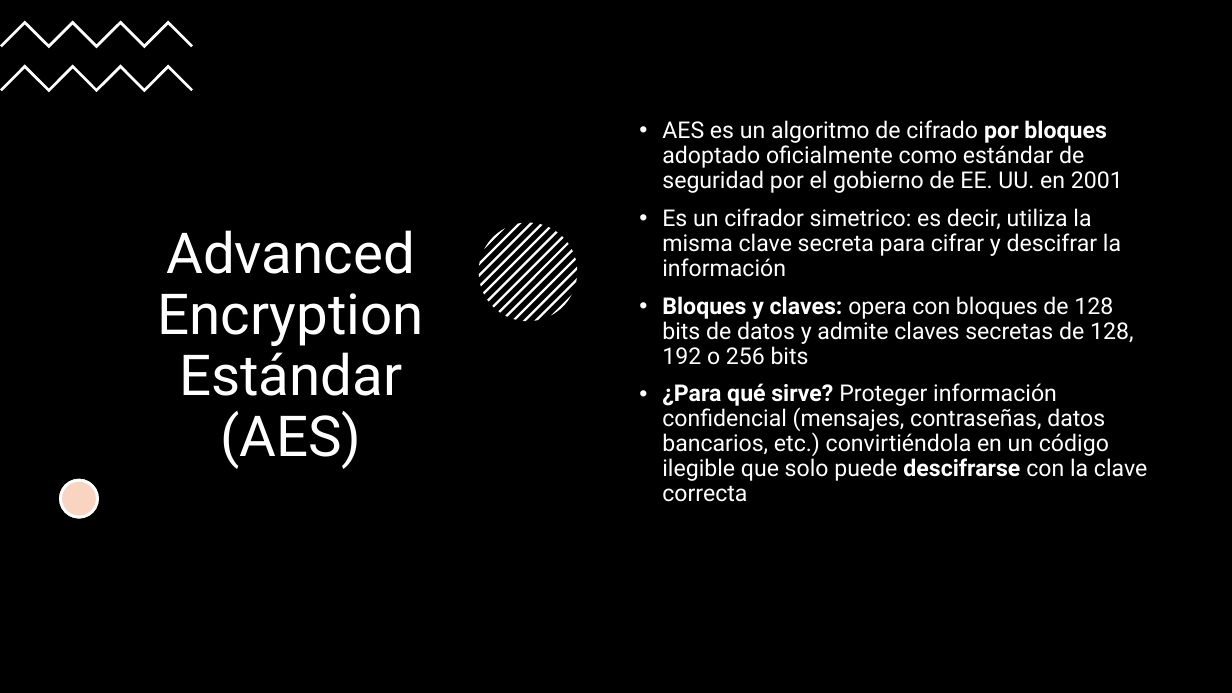
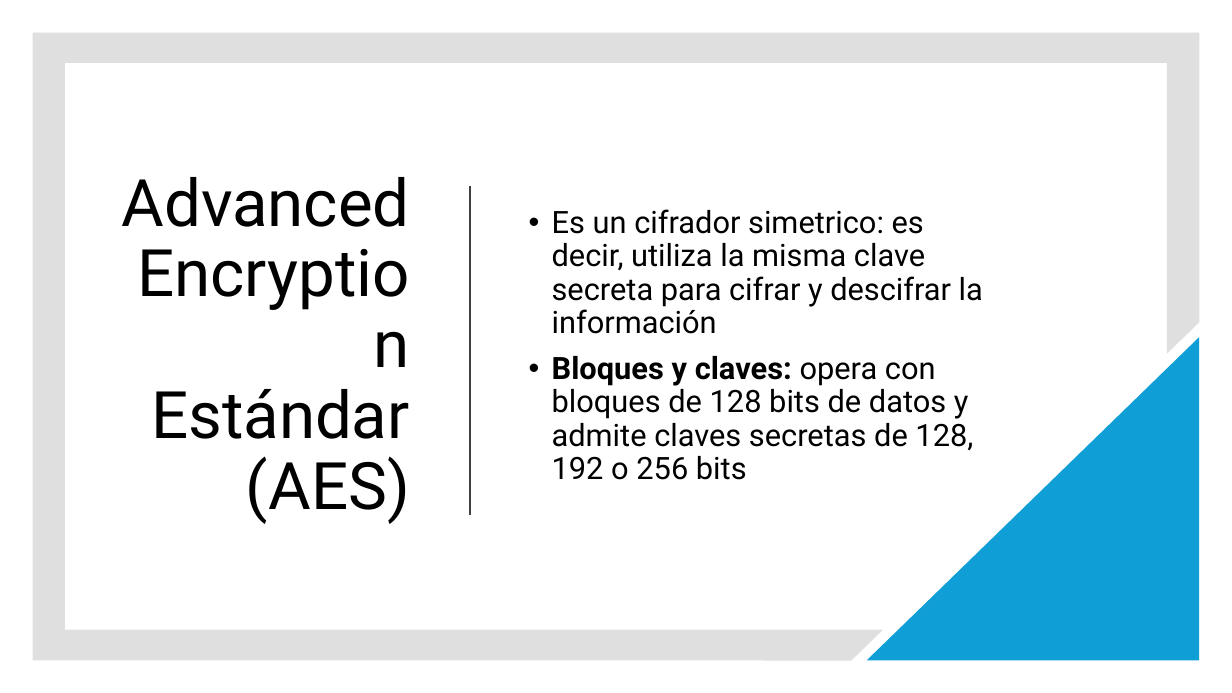
Before and after one commit to AlexPs06/CienciaViva2025-ICAP, a slide deck: slide 35 of Cifrado-Imagenes.pptx (slide 20 before the commit). Drawn at 1232x693 pixels with LibreOffice and Linux fonts; fonts in the diff are those of the drawing. Boxes give left, top, right and bottom in pixels: in the first picture for what was removed or moved away, otherwise in the second. Text is boxed around its words. In the diff, an @@ line names an element or a change of style, - is before the commit and + after.

```diff
--- a/Cifrado-Imagenes.pptx
+++ b/Cifrado-Imagenes.pptx
@@ rectangle removed at bbox=[0, 0, 1232, 693] @@
@@ freeform shape removed at bbox=[0, 20, 193, 48] @@
@@ freeform shape added at bbox=[32, 32, 1200, 661], fill #808080 at 25% opacity @@
@@ freeform shape removed at bbox=[0, 65, 193, 92] @@
@@ title "Advanced Encryption Estándar (AES)": place and size @@
-title "Advanced Encryption Estándar (AES)" at bbox=[158, 230, 424, 469]
+title "Advanced Encryption Estándar (AES)" at bbox=[122, 177, 410, 524]
@@ title "Advanced Encryption Estándar (AES)" at bbox=[122, 177, 410, 524]: size 44 to 51 pt, text colour #FFFFFF to #000000; alignment centre to right @@
@@ text "Es un cifrador simetrico: es ...": place and size @@
-text "Es un cifrador simetrico: es ..." at bbox=[662, 120, 1147, 502]
+text "Es un cifrador simetrico: es ..." at bbox=[552, 209, 983, 480]
@@ text "Es un cifrador simetrico: es ..." at bbox=[552, 209, 983, 480]: size 18 to 24 pt, text colour #FFFFFF to #000000; vertical alignment top to middle @@
@@ text at bbox=[662, 120, 1123, 193]: paragraph removed @@
-• AES es un algoritmo de cifrado por bloques adoptado oficialmente como estándar de seguridad por el gobierno de EE. UU. en 2001
@@ line added from (470, 188) to (470, 515), #404040 1.5 pt @@
@@ group removed at bbox=[479, 223, 578, 322]: 13 freeform shapes @@
@@ right triangle added at bbox=[867, 337, 1200, 661], fill #0F9ED5 @@
@@ text at bbox=[662, 383, 1147, 502]: paragraph removed @@
-• ¿Para qué sirve? Proteger información confidencial (mensajes, contraseñas, datos bancarios, etc.) convirtiéndola en un código ilegible que solo puede descifrarse con la clave correcta
@@ ellipse removed at bbox=[61, 481, 98, 518] @@
@@ ellipse removed at bbox=[61, 481, 98, 518] @@
```
Also in this commit, not shown: 15 other slides changed, 20 slides added, 2 slides removed, 4 other files.
